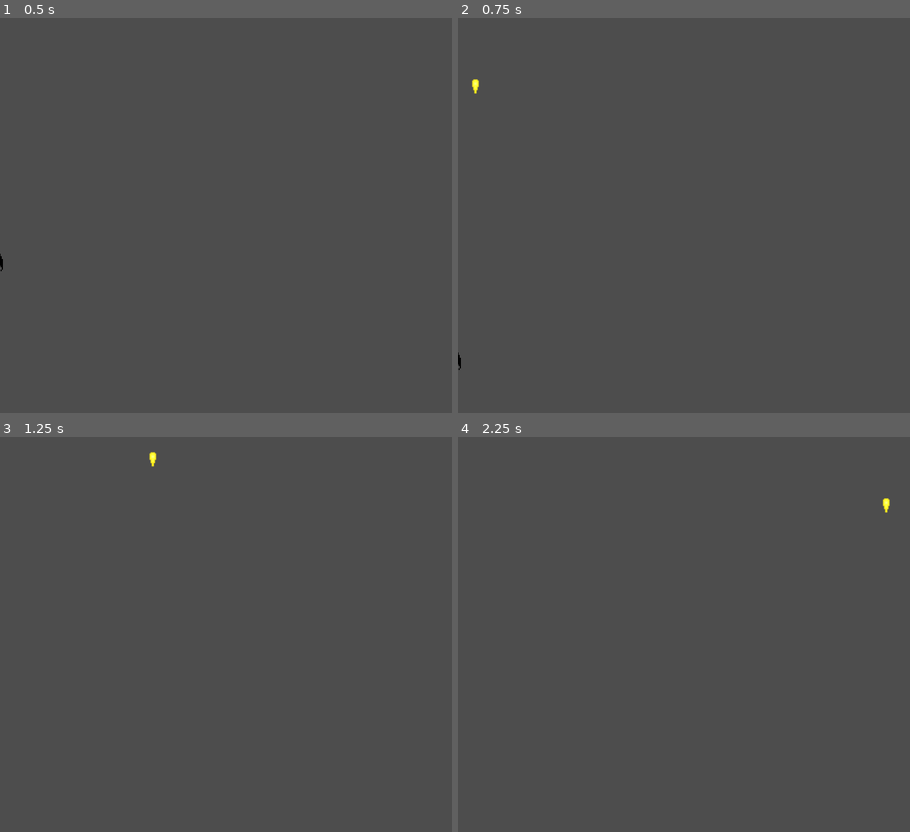
Above: before the commit, frames 1-4 (two rows, left to right).
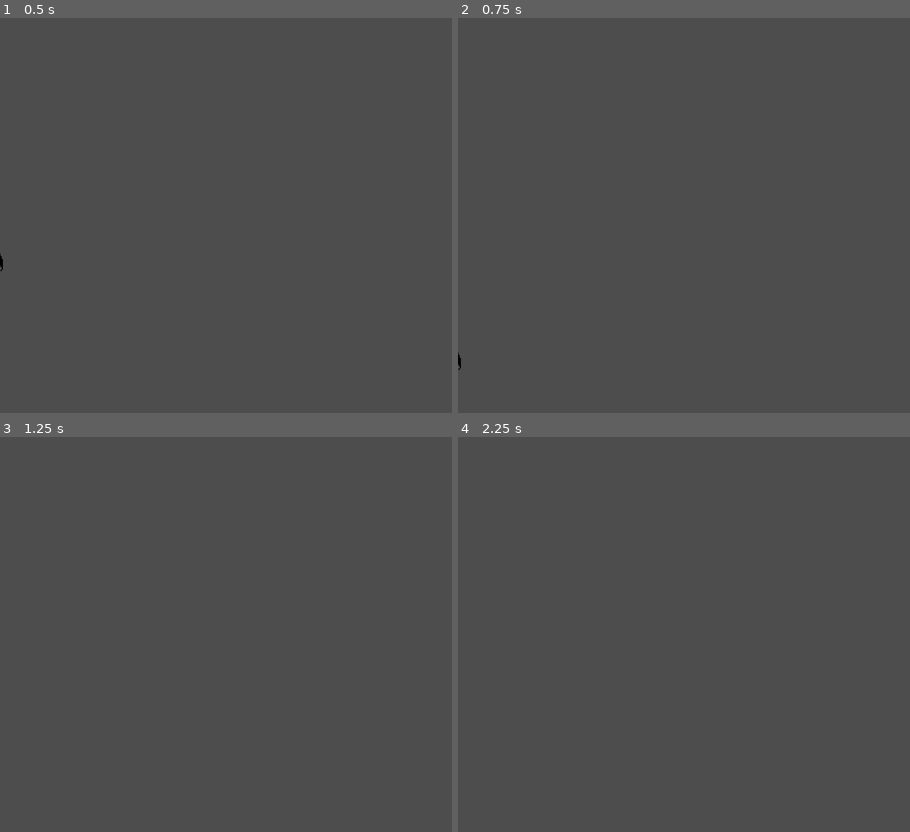
Above: after the commit, the same moments.

Repository: joshuawalker3/Godot_SpaceInvaders_Proof_of_Concept
Game: Godot game, scene res://Scenes/size_comparison.tscn
Same seed, same stepped clock (60 frames per second), same inputs: the game is played once before the commit and once after it. This scene is started directly instead of the project's main scene.
Inputs:
- Up to frame 1 (0.5 s): no input
- Up to frame 2 (0.75 s): hold Right (ui_right) from 0.53 s (still down); hold Space (ship_shoot) from 0.53 s (still down)
- Up to frame 3 (1.25 s): keep holding Right (ui_right); keep holding Space (ship_shoot)
- Up to frame 4 (2.25 s): release Space (ship_shoot) at 1.28 s; tap Space (ship_shoot) at 1.35 s; tap Enter at 2 s; release Right (ui_right) at 2.03 s; hold Left (ui_left) from 2.03 s (still down); hold Space (ship_shoot) from 2.03 s (still down)

Frame 1 is identical in both runs. In frame 2, less than 0.1% of the frame differs, in the area x 2-5%, y 15-20%; in frame 3, less than 0.1%, in the area x 32-35%, y 3-8%; in frame 4, less than 0.1%.
Error in both runs: Invalid operands 'Nil' and 'int' in operator '*'. (res://Scripts/enemy.gd:29)

Commit message:
Added sounds

Diff:
--- a/Scenes/enemy.tscn
+++ b/Scenes/enemy.tscn
@@ -1,7 +1,8 @@
-[gd_scene load_steps=6 format=3 uid="uid://b6rbkk24oxijj"]
+[gd_scene load_steps=7 format=3 uid="uid://b6rbkk24oxijj"]
 
 [ext_resource type="Script" path="res://Scripts/enemy.gd" id="1_jaduo"]
 [ext_resource type="Texture2D" uid="uid://b02pnty4ekg6" path="res://Assets/enemy fly.png" id="2_fo063"]
+[ext_resource type="AudioStream" uid="uid://mbiuyvlkpg2e" path="res://Sounds/Enemy_Shoot.wav" id="3_7eplx"]
 
 [sub_resource type="RectangleShape2D" id="RectangleShape2D_mucqw"]
 size = Vector2(64, 64)
@@ -42,4 +43,8 @@
 [node name="ShotTimer" type="Timer" parent="."]
 one_shot = true
 
+[node name="EnemyShot" type="AudioStreamPlayer2D" parent="."]
+stream = ExtResource("3_7eplx")
+volume_db = 10.0
+
 [connection signal="body_entered" from="Area2D" to="." method="_on_area_2d_body_entered"]
--- a/Scenes/hud.tscn
+++ b/Scenes/hud.tscn
@@ -1,6 +1,6 @@
 [gd_scene load_steps=2 format=3 uid="uid://c84nvv6abi1gl"]
 
-[ext_resource type="Script" path="res://Scenes/hud.gd" id="1_fnsji"]
+[ext_resource type="Script" path="res://Scripts/hud.gd" id="1_fnsji"]
 
 [node name="HUD" type="CanvasLayer"]
 script = ExtResource("1_fnsji")
--- a/Scenes/main.tscn
+++ b/Scenes/main.tscn
@@ -1,10 +1,14 @@
-[gd_scene load_steps=6 format=3 uid="uid://chjka32bbqw2"]
+[gd_scene load_steps=10 format=3 uid="uid://chjka32bbqw2"]
 
 [ext_resource type="PackedScene" uid="uid://cdf2407wdosc0" path="res://Scenes/player.tscn" id="1_avii2"]
 [ext_resource type="Script" path="res://Scripts/main.gd" id="1_ffe1r"]
 [ext_resource type="PackedScene" uid="uid://r3xextu2eejk" path="res://Scenes/projectile_friendly.tscn" id="2_a5j7d"]
 [ext_resource type="PackedScene" uid="uid://b6rbkk24oxijj" path="res://Scenes/enemy.tscn" id="3_1borl"]
 [ext_resource type="PackedScene" uid="uid://c84nvv6abi1gl" path="res://Scenes/hud.tscn" id="5_bby64"]
+[ext_resource type="AudioStream" uid="uid://ce5sx0ffm04uh" path="res://Sounds/Opening_Sound.wav" id="6_xci31"]
+[ext_resource type="AudioStream" uid="uid://cjab84pljk18b" path="res://Sounds/Game_Play.wav" id="7_8ht5e"]
+[ext_resource type="AudioStream" uid="uid://b7kwu1w3pccai" path="res://Sounds/Game_Over.wav" id="8_0qcrj"]
+[ext_resource type="AudioStream" uid="uid://b8my01tow3y02" path="res://Sounds/Next_Level.wav" id="9_6nau5"]
 
 [node name="Main" type="Node"]
 script = ExtResource("1_ffe1r")
@@ -24,6 +28,20 @@
 
 [node name="HUD" parent="." instance=ExtResource("5_bby64")]
 
+[node name="Menu" type="AudioStreamPlayer2D" parent="."]
+stream = ExtResource("6_xci31")
+autoplay = true
+
+[node name="InGame" type="AudioStreamPlayer2D" parent="."]
+stream = ExtResource("7_8ht5e")
+volume_db = 20.0
+
+[node name="GameOver" type="AudioStreamPlayer2D" parent="."]
+stream = ExtResource("8_0qcrj")
+
+[node name="LevelUp" type="AudioStreamPlayer2D" parent="."]
+stream = ExtResource("9_6nau5")
+
 [connection signal="hit" from="Player" to="." method="game_over"]
 [connection signal="timeout" from="DirectionTimer" to="." method="_on_direction_timer_timeout"]
 [connection signal="start_game" from="HUD" to="." method="_on_hud_start_game"]
--- a/Scenes/player.tscn
+++ b/Scenes/player.tscn
@@ -1,7 +1,8 @@
-[gd_scene load_steps=6 format=3 uid="uid://cdf2407wdosc0"]
+[gd_scene load_steps=7 format=3 uid="uid://cdf2407wdosc0"]
 
 [ext_resource type="Script" path="res://Scripts/Player.gd" id="1_0tg83"]
 [ext_resource type="Texture2D" uid="uid://dnl2qjuje8qya" path="res://Assets/friendly firefly.png" id="2_6ik55"]
+[ext_resource type="AudioStream" uid="uid://dgfu75uaxhyik" path="res://Sounds/Player_Shoot.wav" id="3_ue12k"]
 
 [sub_resource type="RectangleShape2D" id="RectangleShape2D_r6x5u"]
 size = Vector2(64, 64)
@@ -40,5 +41,8 @@
 wait_time = 0.1
 one_shot = true
 
+[node name="PlayerShot" type="AudioStreamPlayer2D" parent="."]
+stream = ExtResource("3_ue12k")
+
 [connection signal="shoot" from="." to="." method="_on_player_shoot"]
 [connection signal="body_entered" from="Area2D" to="." method="_on_area_2d_body_entered"]
--- a/Scripts/Player.gd
+++ b/Scripts/Player.gd
@@ -4,6 +4,7 @@
 var screen_size
 var shoot_enabled = true
 var projectile = preload("res://Scenes/projectile_friendly.tscn")
+var player_shoot_enabled = false
 
 signal hit
 signal shoot
@@ -32,7 +33,7 @@
 	else:
 		$AnimatedSprite2D.stop()
 
-	if Input.is_action_pressed("ship_shoot"):
+	if Input.is_action_pressed("ship_shoot") && player_shoot_enabled:
 		shoot.emit()
 
 	position.x += SPEED * direction * delta
@@ -44,6 +45,7 @@
 	show()
 	shoot_enabled = true
 	$CollisionShape2D.disabled = false
+	set_player_shoot(true)
 
 func disable_shoot():
 	shoot_enabled = false
@@ -61,6 +63,7 @@
 
 func _on_player_shoot():
 	if get_tree().get_nodes_in_group("friendly_projectiles").size() == 0 and shoot_enabled:
+		$PlayerShot.play()
 		var projectile_instance = projectile.instantiate()
 
 		var projectile_spawn_location = Vector2.ZERO
@@ -70,3 +73,6 @@
 		#print(projectile.name)
 
 		get_tree().get_root().call_deferred("add_child", projectile_instance)
+
+func set_player_shoot(value):
+	player_shoot_enabled = value
--- a/Scripts/enemy.gd
+++ b/Scripts/enemy.gd
@@ -43,6 +43,7 @@
 
 	if (number == 50 and !$RayCast2D.is_colliding() and $ShotTimer.get_time_left() == 0):
 		shoot_projectile()
+		$EnemyShot.play()
 		$ShotTimer.start()
 
 func _on_change_direction():
--- a/Scripts/main.gd
+++ b/Scripts/main.gd
@@ -10,13 +10,15 @@
 
 # Called when the node enters the scene tree for the first time.
 func _ready():
-	pass
+	$Menu.play()
 
 # Called every frame. 'delta' is the elapsed time since the previous frame.
 func _process(delta):
 	pass
 
 func new_game():
+	$Menu.stop()
+	$InGame.play()
 	reset_to_defaults()
 	$HUD.update_score(score)
 	display_level()
@@ -25,14 +27,20 @@
 	spawn_enemies(3, $EnemySpawnStart.position)
 
 func next_level():
+	$InGame.stop()
+	$LevelUp.play()
+	$Player.set_player_shoot(false)
+
 	print("Next level")
 	total_enemy_count = 0
 	level += 1
 
 	display_level()
-	await get_tree().create_timer(1.0).timeout
+	await get_tree().create_timer(2.08).timeout
 
+	$Player.set_player_shoot(true)
 	spawn_enemies(3, $EnemySpawnStart.position)
+	$InGame.play()
 
 
 func game_over():
@@ -40,9 +48,12 @@
 	$Player.disable_shoot()
 	get_tree().call_group_flags(1,"Enemies", "pause_movement")
 	get_tree().call_group_flags(1,"friendly_projectiles", "queue_free")
-	await get_tree().create_timer(1.0).timeout
+	$InGame.stop()
+	$GameOver.play()
+	await get_tree().create_timer(2.71).timeout
 	get_tree().call_group_flags(1,"Enemies", "queue_free")
 	$HUD.show_game_over()
+	$Menu.play()
 
 
 func spawn_enemies(rows, start_position):
Renamed: Scenes/hud.gd -> Scripts/hud.gd
Not shown, added: Sounds/Enemy_Shoot.wav.import
Not shown, added: Sounds/Game_Over.wav.import
Not shown, added: Sounds/Game_Play.wav.import
Not shown, added: Sounds/Next_Level.wav.import
Not shown, added: Sounds/Opening_Sound.wav.import
Not shown, added: Sounds/Player_Shoot.wav.import
Not shown, added: Sounds/Enemy_Shoot.wav
Not shown, added: Sounds/Game_Over.wav
Not shown, added: Sounds/Game_Play.wav
Not shown, added: Sounds/Next_Level.wav
Not shown, added: Sounds/Opening_Sound.wav
(and 1 more such lines)
